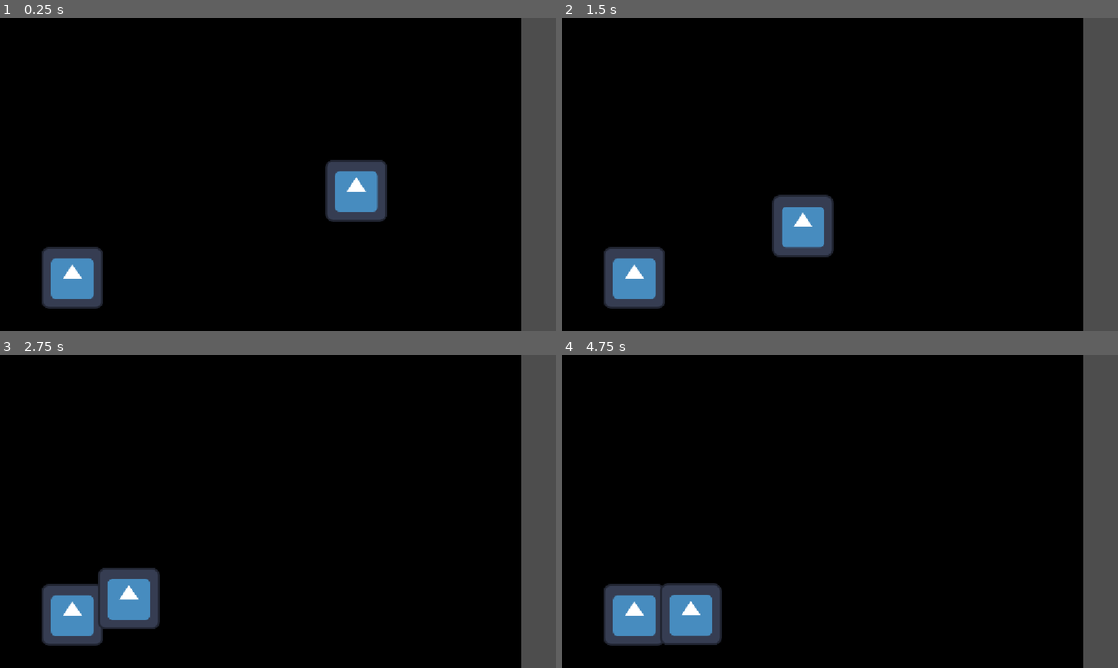
Above: before the commit, frames 1-4 (two rows, left to right).
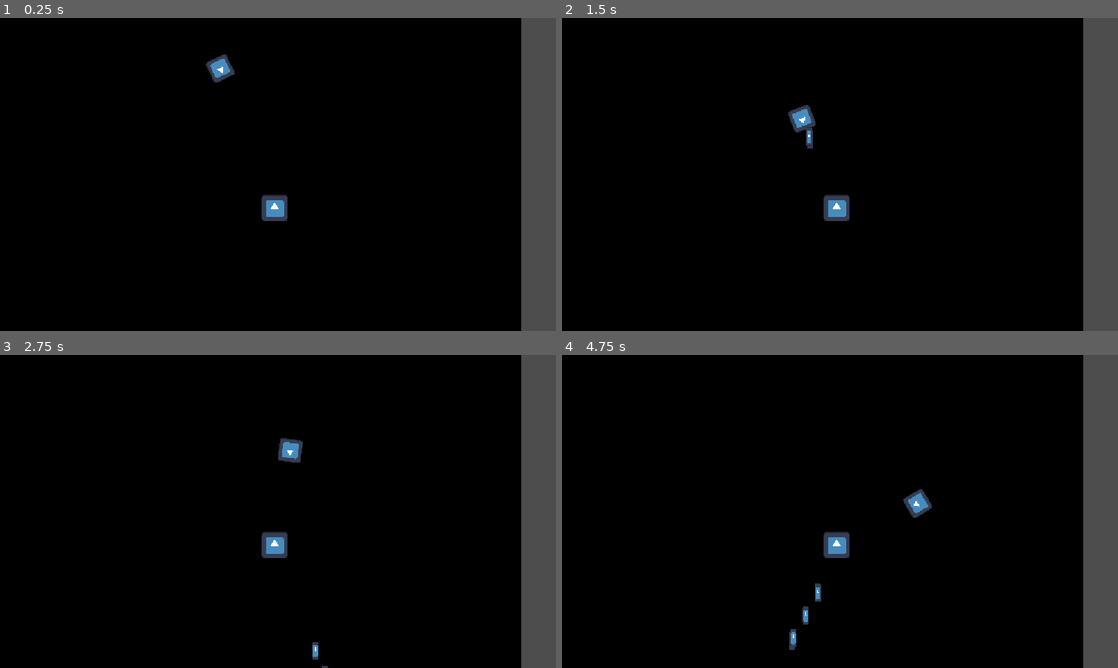
Above: after the commit, the same moments.

Repository: JulianAM5/EnemigosIA
Game: Godot game, scene res://Scenes/Main.tscn
Two runs of this game, one before a commit and one after it. Both use one fixed random seed, a clock stepped at 60 frames per second and the inputs below. The engine's default icon, where the game draws it, is replaced by a stand-in: a white triangle on a blue panel in a dark square.
Inputs:
- Up to frame 1 (0.25 s): no input
- Up to frame 2 (1.5 s): no input
- Up to frame 3 (2.75 s): no input
- Up to frame 4 (4.75 s): no input

The runs differ from the first frame. In frame 1, 5.0% of the frame differs, in the area x 7-70%, y 11-93%; in frame 2, 4.9%; in frame 3, 5.0%; in frame 4, 5.1%, in the area x 7-67%, y 42-95%.

Commit message:
ranged enemy

Diff:
--- /dev/null
+++ b/Scenes/Entity/Enemies/RangedEnemy.tscn
@@ -0,0 +1,50 @@
+[gd_scene format=3 uid="uid://cekmqc5st1vmi"]
+
+[ext_resource type="PackedScene" uid="uid://g66jjdg8j4ac" path="res://Scenes/Entity/Entity.tscn" id="1_6kf5h"]
+[ext_resource type="Script" uid="uid://tfd0bkdvvtuy" path="res://Scenes/Entity/Enemies/ranged_enemy.gd" id="2_qfed5"]
+[ext_resource type="Script" uid="uid://2bwy7wtlsoww" path="res://Scenes/Entity/Enemies/state_machine.gd" id="3_8est2"]
+[ext_resource type="Script" uid="uid://wifkhlnfkyo" path="res://Scenes/Entity/Enemies/states/stateChase.gd" id="4_831hn"]
+[ext_resource type="Script" uid="uid://de12bp225im4k" path="res://Scenes/Entity/Enemies/states/stateAttack.gd" id="5_54qtg"]
+[ext_resource type="PackedScene" uid="uid://cewjcry25hfdf" path="res://Scenes/Entity/Enemies/bullet.tscn" id="6_pytyn"]
+
+[node name="RangedEnemy" unique_id=2110384820 instance=ExtResource("1_6kf5h")]
+script = ExtResource("2_qfed5")
+
+[node name="Sprite2D" parent="." index="0" unique_id=2035768845]
+rotation = 1.5707964
+scale = Vector2(0.375, 0.375)
+
+[node name="CollisionShape2D" parent="." index="1" unique_id=1908370055]
+visible = true
+scale = Vector2(0.425, 0.425)
+
+[node name="Area2D" parent="." index="2" unique_id=1845024949]
+scale = Vector2(0.425, 0.425)
+
+[node name="StateMachine" type="Node" parent="." index="3" unique_id=302662061 node_paths=PackedStringArray("initial_state")]
+script = ExtResource("3_8est2")
+initial_state = NodePath("StateChase")
+
+[node name="StateChase" type="Node" parent="StateMachine" index="0" unique_id=194116759 node_paths=PackedStringArray("enemy", "next_attack")]
+script = ExtResource("4_831hn")
+enemy = NodePath("../..")
+next_attack = NodePath("../../NextAttackTimer")
+metadata/_custom_type_script = "uid://wifkhlnfkyo"
+
+[node name="StateAttack" type="Node" parent="StateMachine" index="1" unique_id=187925420 node_paths=PackedStringArray("attack_timer", "enemy")]
+script = ExtResource("5_54qtg")
+fire_rate = 10.0
+attack_timer = NodePath("../../AttackTimer")
+bullet_scene = ExtResource("6_pytyn")
+enemy = NodePath("../..")
+metadata/_custom_type_script = "uid://de12bp225im4k"
+
+[node name="AttackTimer" type="Timer" parent="." index="4" unique_id=760814809]
+wait_time = 0.5
+one_shot = true
+
+[node name="NextAttackTimer" type="Timer" parent="." index="5" unique_id=2030309507]
+one_shot = true
+
+[connection signal="timeout" from="AttackTimer" to="StateMachine/StateAttack" method="_on_attack_timer_timeout"]
+[connection signal="timeout" from="NextAttackTimer" to="StateMachine/StateChase" method="_on_next_attack_timer_timeout"]
--- /dev/null
+++ b/Scenes/Entity/Enemies/bullet.gd
@@ -0,0 +1,6 @@
+extends Node2D
+
+var velocity: Vector2
+
+func _physics_process(delta: float) -> void:
+	position += velocity * delta
--- /dev/null
+++ b/Scenes/Entity/Enemies/bullet.tscn
@@ -0,0 +1,19 @@
+[gd_scene format=3 uid="uid://cewjcry25hfdf"]
+
+[ext_resource type="Texture2D" uid="uid://yv1nflnka0px" path="res://Assets/icon.svg" id="1_l018v"]
+[ext_resource type="Script" uid="uid://c641jwfxihf2c" path="res://Scenes/Entity/Enemies/bullet.gd" id="1_vd2t7"]
+
+[sub_resource type="RectangleShape2D" id="RectangleShape2D_m1hyp"]
+
+[node name="Bullet" type="Node2D" unique_id=1353914865]
+script = ExtResource("1_vd2t7")
+
+[node name="Sprite2D" type="Sprite2D" parent="." unique_id=482324753]
+scale = Vector2(0.1, 0.3)
+texture = ExtResource("1_l018v")
+
+[node name="Area2D" type="Area2D" parent="." unique_id=512658013]
+
+[node name="CollisionShape2D" type="CollisionShape2D" parent="Area2D" unique_id=98824447]
+scale = Vector2(0.62, 1.865)
+shape = SubResource("RectangleShape2D_m1hyp")
--- a/Scenes/Entity/Enemies/enemy.tscn
+++ b/Scenes/Entity/Enemies/enemy.tscn
@@ -7,6 +7,9 @@
 script = ExtResource("2_71av6")
 speed = 200.0
 
+[node name="Sprite2D" parent="." index="0" unique_id=2035768845]
+rotation = 1.5707964
+
 [node name="Area2D" parent="." index="2" unique_id=1845024949]
 collision_layer = 4
 collision_mask = 4
--- /dev/null
+++ b/Scenes/Entity/Enemies/ranged_enemy.gd
@@ -0,0 +1,12 @@
+extends Entity
+
+class_name RangedEnemy
+
+var player: Node
+
+
+func _ready() -> void:
+	player = get_tree().get_first_node_in_group("player")
+
+func go_to_target() -> void:
+	pass
--- /dev/null
+++ b/Scenes/Entity/Enemies/state.gd
@@ -0,0 +1,15 @@
+class_name State extends Node
+
+signal Transitioned
+
+func enter():
+	pass
+
+func exit():
+	pass
+
+func update(_delta: float):
+	pass
+
+func physics_update(_delta: float):
+	pass
--- /dev/null
+++ b/Scenes/Entity/Enemies/state_machine.gd
@@ -0,0 +1,39 @@
+extends Node
+class_name StateMachine
+
+@export var initial_state: State
+
+var current_state: State
+var states: Dictionary = {}
+
+func _ready() -> void:
+	for child in get_children():
+		if child is State:
+			states[child.name.to_lower()] = child
+			child.Transitioned.connect(on_child_transition)
+
+	if initial_state:
+		initial_state.enter()
+		current_state = initial_state
+
+func _process(delta: float) -> void:
+	if current_state:
+		current_state.update(delta)
+
+func _physics_process(delta: float) -> void:
+	if current_state:
+		current_state.physics_update(delta)
+
+func on_child_transition(state: State, new_state_name):
+	if state != current_state:
+		return
+
+	var new_state: State = states.get(new_state_name.to_lower())
+	if !new_state:
+		return
+
+	if current_state:
+		current_state.exit()
+
+	new_state.enter()
+	current_state = new_state
--- /dev/null
+++ b/Scenes/Entity/Enemies/states/stateAttack.gd
@@ -0,0 +1,36 @@
+extends State
+class_name StateAttack
+
+@export var fire_rate: float = 3
+@export var burst_size: float = 3
+@export var attack_timer: Timer
+@export var bullet_scene: PackedScene
+@export var enemy: CharacterBody2D
+
+var can_attack: bool = true
+var timesShot: int = 0
+
+func attack():
+	var bullet: Node2D = bullet_scene.instantiate()
+	bullet.position = enemy.global_position
+	bullet.velocity = enemy.transform.x * 400.0
+	get_tree().get_root().add_child(bullet)
+
+
+func enter():
+	can_attack = true
+	timesShot = 0
+	attack()
+
+func update(_delta: float):
+	if timesShot >= burst_size:
+		Transitioned.emit(self, "StateChase")
+	elif can_attack:
+		attack()
+		attack_timer.start(1 / fire_rate)
+		can_attack = false
+		timesShot += 1
+
+
+func _on_attack_timer_timeout() -> void:
+	can_attack = true
--- /dev/null
+++ b/Scenes/Entity/Enemies/states/stateChase.gd
@@ -0,0 +1,54 @@
+extends State
+class_name StateChase
+
+@export var movement_speed: float = 100.0
+@export var time_between_attacks:float = 2.0
+@export var enemy: CharacterBody2D
+@export var next_attack: Timer
+var can_attack: bool = true
+var player
+
+var noise_timer: float = 0.0
+var random_offset: Vector2 = Vector2.ZERO
+
+func enter():
+	player = get_tree().get_first_node_in_group("player")
+
+	if !can_attack:
+		next_attack.start(time_between_attacks)
+
+func update(_delta: float):
+	var direction: Vector2 = player.global_position - enemy.global_position
+	var angle := direction.angle()
+	enemy.rotation = lerp_angle(enemy.rotation, angle, 10 * _delta)
+
+	var distance_from_player: float = enemy.global_position.distance_to(player.global_position)
+	if distance_from_player <= 200.0 && can_attack:
+		can_attack = false
+		Transitioned.emit(self, "StateAttack")
+		return
+
+	if distance_from_player <= 200.0:
+# Within range but on cooldown - circle with noise
+		noise_timer += _delta
+
+		# Update noise periodically
+		if noise_timer >= (1.0 / 3.0):
+			noise_timer = 0.0
+			# Generate random offset in a circle
+			var random_angle = randf() * 2 * PI
+			var random_magnitude = randf() * 100.0
+			random_offset = Vector2(cos(random_angle), sin(random_angle)) * random_magnitude
+		var tangent = direction.normalized().orthogonal()
+		enemy.velocity = (tangent * movement_speed) + random_offset
+	else:
+		enemy.velocity = enemy.transform.x * movement_speed
+
+	enemy.move_and_slide()
+
+func exit():
+	enemy.velocity = Vector2.ZERO
+
+func _on_next_attack_timer_timeout() -> void:
+	print("can_taac")
+	can_attack = true
--- /dev/null
+++ b/Scenes/Entity/Enemies/states/stateIdle.gd
@@ -0,0 +1,2 @@
+extends State
+class_name StateIdle
--- a/Scenes/Entity/Player/player.tscn
+++ b/Scenes/Entity/Player/player.tscn
@@ -6,6 +6,14 @@
 [node name="Player" unique_id=2110384820 groups=["player"] instance=ExtResource("1_wpwoo")]
 script = ExtResource("2_i5q2c")
 
+[node name="Sprite2D" parent="." index="0" unique_id=2035768845]
+scale = Vector2(0.425, 0.425)
+
+[node name="CollisionShape2D" parent="." index="1" unique_id=1908370055]
+visible = true
+scale = Vector2(0.425, 0.425)
+
 [node name="Area2D" parent="." index="2" unique_id=1845024949]
+scale = Vector2(0.425, 0.425)
 collision_layer = 2
 collision_mask = 2
--- a/Scenes/Main.tscn
+++ b/Scenes/Main.tscn
@@ -1,7 +1,7 @@
 [gd_scene format=3 uid="uid://bc2hqmbk433y2"]
 
 [ext_resource type="PackedScene" uid="uid://cojkhykm0t5yp" path="res://Scenes/Entity/Player/player.tscn" id="1_idj7w"]
-[ext_resource type="PackedScene" uid="uid://cg5gqobqqn8ht" path="res://Scenes/Entity/Enemies/enemy.tscn" id="2_idj7w"]
+[ext_resource type="PackedScene" uid="uid://cekmqc5st1vmi" path="res://Scenes/Entity/Enemies/RangedEnemy.tscn" id="3_kln2b"]
 
 [node name="Main" type="Node2D" unique_id=748200201]
 
@@ -11,7 +11,7 @@
 color = Color(0, 0, 0, 1)
 
 [node name="Player" parent="." unique_id=2110384820 instance=ExtResource("1_idj7w")]
-position = Vector2(150, 538)
+position = Vector2(569, 394)
 
-[node name="Enemy" parent="." unique_id=1864933784 instance=ExtResource("2_idj7w")]
-position = Vector2(786, 343)
+[node name="RangedEnemy" parent="." unique_id=886605017 instance=ExtResource("3_kln2b")]
+position = Vector2(440, 87)
Not shown, added: Scenes/Entity/Enemies/bullet.gd.uid
Not shown, added: Scenes/Entity/Enemies/ranged_enemy.gd.uid
Not shown, added: Scenes/Entity/Enemies/state.gd.uid
Not shown, added: Scenes/Entity/Enemies/state_machine.gd.uid
Not shown, added: Scenes/Entity/Enemies/states/stateAttack.gd.uid
Not shown, added: Scenes/Entity/Enemies/states/stateChase.gd.uid
Not shown, added: Scenes/Entity/Enemies/states/stateIdle.gd.uid
